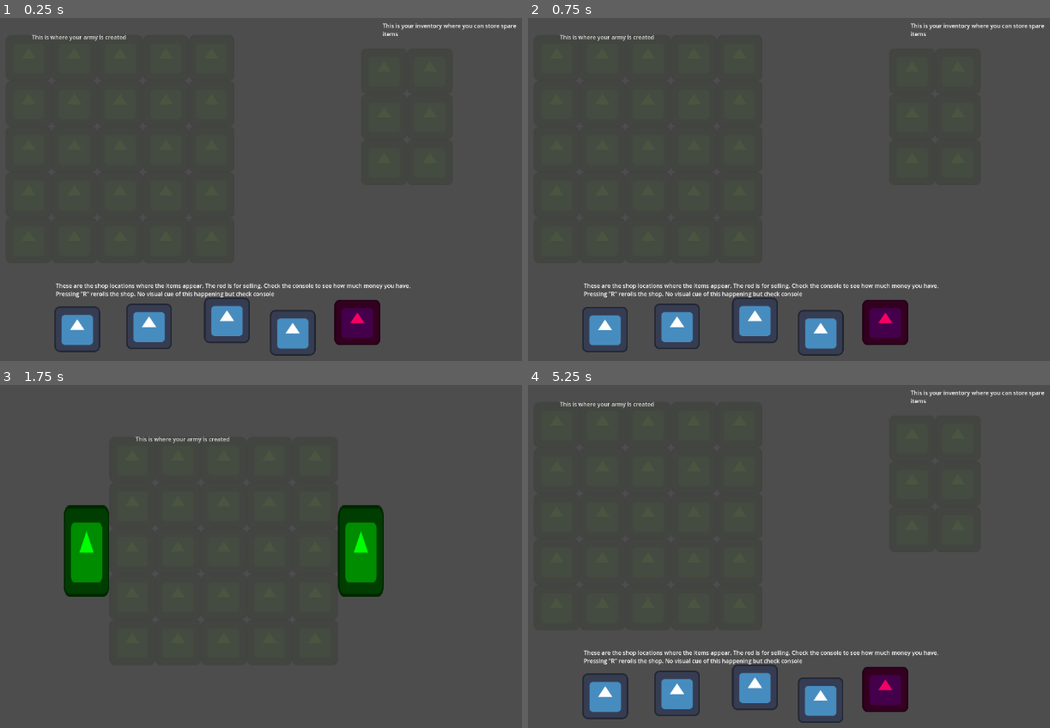
Above: before the commit, frames 1-4 (two rows, left to right).
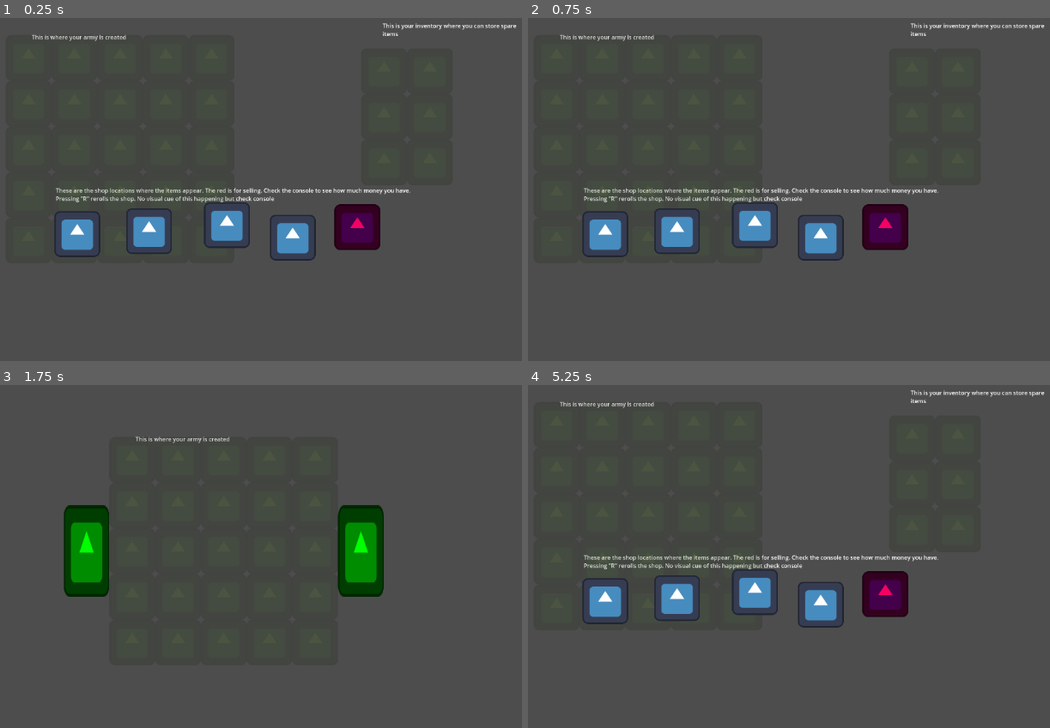
Above: after the commit, the same moments.

Repository: LorcanSmith/Armies
Game: Godot game, scene res://Scenes/main.tscn
The game is run twice, just before and just after one commit, with the same random seed, the same clock (stepped at 60 frames per second) and the same inputs. The engine's default icon, where the game draws it, is replaced by a stand-in: a white triangle on a blue panel in a dark square.
Inputs (mouse positions are in pixels of both pictures, inside the frame that each line leads up to):
- Up to frame 1 (0.25 s): no input
- Up to frame 2 (0.75 s): tap Enter (ui_accept) at 0.5 s; move the mouse to (606, 330) at 0.52 s; hold D from 0.53 s (still down); hold T from 0.53 s (still down); click (606, 330) at 0.67 s
- Up to frame 3 (1.75 s): tap Enter (ui_accept) at 0.77, 1.25, 1.52 s; move the mouse to (99, 559) at 1.27 s; release D at 1.28 s; release T at 1.28 s; hold S from 1.28 s (still down); tap T at 1.35 s
- Up to frame 4 (5.25 s): tap Enter (ui_accept) at 2, 2.75, 3.02, 3.5, 3.77, 4.25, 4.52 s; move the mouse to (830, 457) at 2.02 s; release S at 2.03 s; hold L 2.03-2.78 s; hold D 2.03-3.53 s; tap T at 2.3, 3.05, 3.8, 4.35 s; move the mouse to (679, 693) at 2.77 s; tap X at 2.85 s; click (679, 693) at 2.92 s; move the mouse to (752, 686) at 3.52 s; hold R 3.53-4.28 s; hold S from 3.53 s (still down); click (752, 686) at 3.67 s; move the mouse to (606, 697) at 4.27 s; click (606, 697) at 4.42 s; move the mouse to (820, 700) at 5.02 s; hold T from 5.03 s (still down); click (820, 700) at 5.17 s

The runs differ from the first frame. In frame 1, 9.8% of the frame differs, in the area x 10-79%, y 49-99%; in frame 2, 9.7%; in frame 3, nothing differs; in frame 4, 9.8%.
Error before the commit: Invalid access to property or key 'player_headquarter' on a base object of type 'null instance'. (res://Scripts/Managers/game_manager.gd:77)
Error after the commit: Invalid access to property or key 'player_headquarter' on a base object of type 'previously freed'. (res://Scripts/Managers/game_manager.gd:79)

Commit message:
restructed scenes to have grid_manager be children of combat_manager and shop_manager, and edited the manager scenes to be what is instantiated by game_manager, rather than scenes that contain said managers
deleted old test scenes
shop now loads in army as it was prior to combat

Diff:
--- a/Prefabs/Managers/combat_manager.tscn
+++ b/Prefabs/Managers/combat_manager.tscn
@@ -1,7 +1,9 @@
-[gd_scene load_steps=3 format=3 uid="uid://bgv4jk4whdmy6"]
+[gd_scene load_steps=5 format=3 uid="uid://bgv4jk4whdmy6"]
 
 [ext_resource type="Script" path="res://Scripts/Managers/combat_manager.gd" id="1_7ijpe"]
 [ext_resource type="PackedScene" uid="uid://cuf4kh851odj1" path="res://Prefabs/Managers/headquarter.tscn" id="2_2r55k"]
+[ext_resource type="PackedScene" uid="uid://dr2o4nm3x37eu" path="res://Prefabs/Managers/grid_manager.tscn" id="3_0mwca"]
+[ext_resource type="PackedScene" uid="uid://bqgwbmbquy7su" path="res://Prefabs/Grid/grid_generator.tscn" id="4_tbeai"]
 
 [node name="combat_manager" type="Node2D"]
 script = ExtResource("1_7ijpe")
@@ -9,3 +11,11 @@
 [node name="player_headquarter" parent="." groups=["player"] instance=ExtResource("2_2r55k")]
 
 [node name="enemy_headquarter" parent="." groups=["enemy"] instance=ExtResource("2_2r55k")]
+
+[node name="grid_manager" parent="." instance=ExtResource("3_0mwca")]
+
+[node name="grid_generator (army)" parent="grid_manager" instance=ExtResource("4_tbeai")]
+
+[node name="Camera2D" type="Camera2D" parent="."]
+position = Vector2(287, 229)
+zoom = Vector2(0.6, 0.6)
--- a/Prefabs/Managers/shop_manager.tscn
+++ b/Prefabs/Managers/shop_manager.tscn
@@ -1,13 +1,16 @@
-[gd_scene load_steps=5 format=3 uid="uid://d4h2dufyod7as"]
+[gd_scene load_steps=8 format=3 uid="uid://d4h2dufyod7as"]
 
 [ext_resource type="Script" path="res://Scripts/Shop/shop_manager.gd" id="1_0fc1a"]
 [ext_resource type="Script" path="res://Scripts/Shop/shop_item_generator.gd" id="2_v5hhx"]
 [ext_resource type="Texture2D" uid="uid://fx6vipkd6jt3" path="res://icon.svg" id="3_ew2it"]
+[ext_resource type="PackedScene" uid="uid://dr2o4nm3x37eu" path="res://Prefabs/Managers/grid_manager.tscn" id="4_2ahac"]
+[ext_resource type="Script" path="res://Scripts/Grid/grid_generation.gd" id="5_q2vn5"]
+[ext_resource type="PackedScene" uid="uid://bqgwbmbquy7su" path="res://Prefabs/Grid/grid_generator.tscn" id="6_e3q61"]
 
 [sub_resource type="RectangleShape2D" id="RectangleShape2D_4adb8"]
 size = Vector2(122, 127)
 
-[node name="ShopManager" type="Node2D"]
+[node name="shop_manager" type="Node2D"]
 script = ExtResource("1_0fc1a")
 
 [node name="ShopItemGenerator" type="Node2D" parent="."]
@@ -44,3 +47,26 @@
 
 [node name="Sprite2D" type="Sprite2D" parent="SellLocation"]
 texture = ExtResource("3_ew2it")
+
+[node name="grid_manager" parent="." instance=ExtResource("4_2ahac")]
+
+[node name="grid_generator (inventory)" type="Node2D" parent="grid_manager"]
+position = Vector2(995, 37)
+script = ExtResource("5_q2vn5")
+grid_name = "inventory"
+grid_width = 2
+grid_height = 3
+
+[node name="RichTextLabel" type="RichTextLabel" parent="grid_manager/grid_generator (inventory)"]
+offset_left = -4.0
+offset_top = -139.0
+offset_right = 384.0
+offset_bottom = -77.0
+text = "This is your inventory where you can store spare items"
+
+[node name="grid_generator (army)" parent="grid_manager" instance=ExtResource("6_e3q61")]
+grid_name = "army"
+
+[node name="Camera2D" type="Camera2D" parent="."]
+position = Vector2(577, 327)
+zoom = Vector2(0.6, 0.6)
--- a/Scenes/Test Scenes/Combat.tscn
+++ /dev/null
@@ -1,17 +0,0 @@
-[gd_scene load_steps=4 format=3 uid="uid://u21jciyxoppv"]
-
-[ext_resource type="PackedScene" uid="uid://bgv4jk4whdmy6" path="res://Prefabs/Managers/combat_manager.tscn" id="1_xfnto"]
-[ext_resource type="PackedScene" uid="uid://dr2o4nm3x37eu" path="res://Prefabs/Managers/grid_manager.tscn" id="2_ocspw"]
-[ext_resource type="PackedScene" uid="uid://bqgwbmbquy7su" path="res://Prefabs/Grid/grid_generator.tscn" id="3_w7yv5"]
-
-[node name="Combat" type="Node2D"]
-
-[node name="combat_manager" parent="." instance=ExtResource("1_xfnto")]
-
-[node name="grid_manager" parent="." instance=ExtResource("2_ocspw")]
-
-[node name="grid_generator" parent="grid_manager" instance=ExtResource("3_w7yv5")]
-
-[node name="Camera2D" type="Camera2D" parent="."]
-position = Vector2(287, 229)
-zoom = Vector2(0.6, 0.6)
--- a/Scenes/Test Scenes/Shop.tscn
+++ /dev/null
@@ -1,34 +0,0 @@
-[gd_scene load_steps=5 format=3 uid="uid://c7nocrafqpgb0"]
-
-[ext_resource type="PackedScene" uid="uid://d4h2dufyod7as" path="res://Prefabs/Shop Items/shop_manager.tscn" id="1_t5ow2"]
-[ext_resource type="PackedScene" uid="uid://dr2o4nm3x37eu" path="res://Prefabs/Managers/grid_manager.tscn" id="2_vswut"]
-[ext_resource type="Script" path="res://Scripts/Grid/grid_generation.gd" id="3_vrdlk"]
-[ext_resource type="PackedScene" uid="uid://bqgwbmbquy7su" path="res://Prefabs/Grid/grid_generator.tscn" id="4_1tdgi"]
-
-[node name="ShopScene" type="Node2D"]
-
-[node name="shop_manager" parent="." instance=ExtResource("1_t5ow2")]
-position = Vector2(0, 267)
-
-[node name="grid_manager" parent="." instance=ExtResource("2_vswut")]
-
-[node name="grid_generator (inventory)" type="Node2D" parent="grid_manager"]
-position = Vector2(995, 37)
-script = ExtResource("3_vrdlk")
-grid_name = "inventory"
-grid_width = 2
-grid_height = 3
-
-[node name="RichTextLabel" type="RichTextLabel" parent="grid_manager/grid_generator (inventory)"]
-offset_left = -4.0
-offset_top = -139.0
-offset_right = 384.0
-offset_bottom = -77.0
-text = "This is your inventory where you can store spare items"
-
-[node name="grid_generator (army)" parent="grid_manager" instance=ExtResource("4_1tdgi")]
-grid_name = "army"
-
-[node name="Camera2D" type="Camera2D" parent="."]
-position = Vector2(577, 327)
-zoom = Vector2(0.6, 0.6)
--- a/Scripts/Managers/combat_manager.gd
+++ b/Scripts/Managers/combat_manager.gd
@@ -119,10 +119,6 @@
 		unit.skill()
 
 
-	var base_destroyed = true
-	if base_destroyed:
-		battle_over = true
-
 #Called by a headquarter when it is destroyed
 func headquarter_destroyed(enemy_base_destroyed : bool):
 	#If it was the enemy base that got destroyed then the player wins
--- a/Scripts/Managers/game_manager.gd
+++ b/Scripts/Managers/game_manager.gd
@@ -12,8 +12,8 @@
 
 var army : Array
 
-var shop_scene = preload("res://Scenes/Test Scenes/Shop.tscn")
-var combat_scene = preload("res://Scenes/Test Scenes/Combat.tscn")
+var shop_scene = preload("res://Prefabs/Managers/shop_manager.tscn")
+var combat_scene = preload("res://Prefabs/Managers/combat_manager.tscn")
 
 var in_combat : bool = false
 
@@ -29,12 +29,12 @@
 func send_enemy_army() -> Array:
 	return Array()
 
-
 func swap_scenes():
 	#reverses the value of in_combat boolean
 	in_combat = !in_combat
 
 	current_scene.queue_free()
+
 	print("in_combat = ", in_combat)
 	create_scene()
 
@@ -46,8 +46,8 @@
 	add_child(current_scene)
 
 	#Sets all the managers to be that of the newly instantiated scene
-	CombatManager = current_scene.find_child("combat_manager")
-	ShopManager = current_scene.find_child("shop_manager")
+	CombatManager = get_node("combat_manager")
+	ShopManager = get_node("shop_manager")
 	if(ShopManager != null):
 		ShopManager.game_manager = self
 	GridManager = current_scene.find_child("grid_manager")
@@ -58,6 +58,7 @@
 	if(element_loaded == "scene"):
 		GridManager.generate_grids()
 	if(element_loaded == "grids"):
+		print(army)
 		if(in_combat):
 			CombatManager.setup_headquarters()
 
@@ -70,7 +71,8 @@
 	if Input.is_key_pressed(KEY_L):
 		GridManager.load_layout("army")
 	if Input.is_key_pressed(KEY_T):
-		CombatManager.battle_ticker()
+		if (CombatManager!= null):
+			CombatManager.battle_ticker()
 	if Input.is_key_pressed(KEY_X):
 		CombatManager.setup_headquarters()
 	if Input.is_key_pressed(KEY_D):
--- a/Scripts/Managers/grid_manager.gd
+++ b/Scripts/Managers/grid_manager.gd
@@ -4,6 +4,7 @@
 #Where should we save the files?
 var game_folder = ProjectSettings.globalize_path("res://")
 var test_unit = preload("res://Prefabs/Units/Level1/Knight.tscn")
+var test_item = preload("res://Prefabs/Shop Items/Common/testItem.tscn")
 
 
 
@@ -21,7 +22,7 @@
 
 
 func load_units():
-	var tiles = get_child(0).grid
+	var tiles = find_child("grid_generator (army)").grid
 	var unit_IDs = game_manager.army
 	#If we are in combat unit_IDs will be > 0 therefore we should load in units
 	if(unit_IDs.size() > 0):
@@ -30,26 +31,35 @@
 		#for column in range(enemy_army.size()):
 			#enemy_army[column].reverse()
 		#enemy_army.reverse()
-
-		for width in range(tiles.size()):
-			for height in range(tiles[width].size()):
+		var width = 0
+		while width in range(tiles.size()):
+			var height = 0
+			while height in range(tiles[width].size()):
 				if unit_IDs[width][height] != null:
 
 	#				TODO
 	#				translate Unit ID to appropriate unit
 
-					var instance = test_unit.instantiate()
+					var instance
+
+					if game_manager.in_combat:
+						instance = test_unit.instantiate()
+					else:
+						instance = test_item.instantiate()
+						instance.bought = true
 
 					tiles[width][height].add_child(instance)
 					instance.position = Vector2i(0,0)
 					tiles[width][height].unit_placed_on(instance)
-
+				height += 1
+			width += 1
 	#	TODO
 	#	spawn enemies on other side of the grid
 
 #Saves a grid
 func save_layout(grid_name : String, grid_data : Array):
-	game_manager.army = grid_data
+	if grid_name == "army":
+		game_manager.army = grid_data
 	#This will give you the project directory.
 	var save_file = FileAccess.open(game_folder + grid_name + ".save", FileAccess.WRITE)
 	# JSON provides a static method to serialized JSON string.
